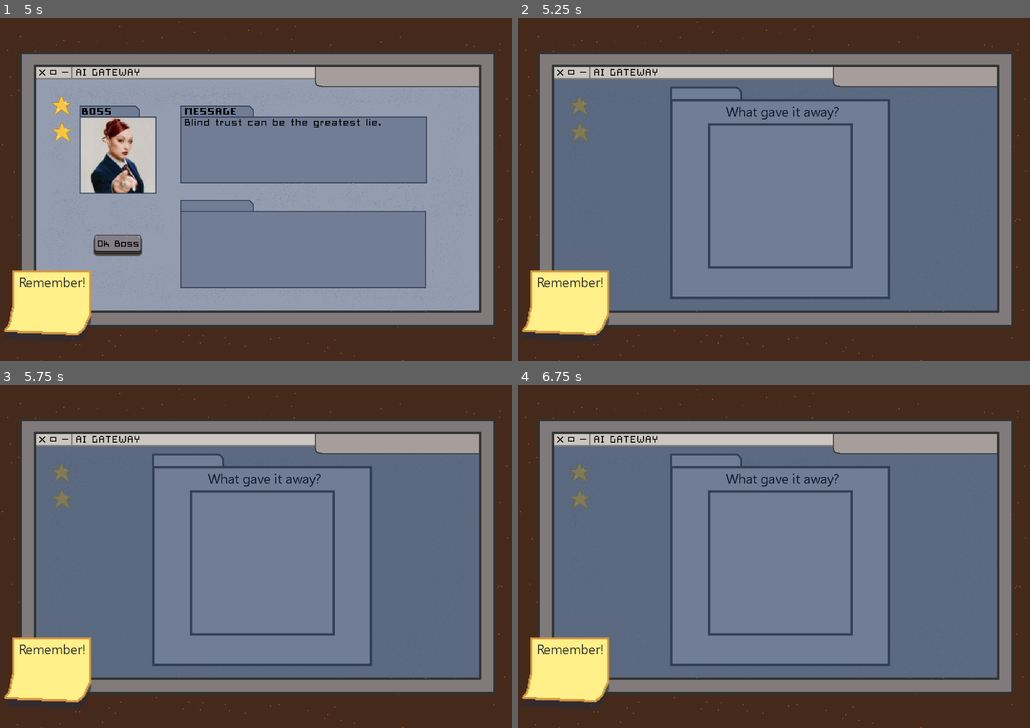
Above: before the commit, frames 1-4 (two rows, left to right).
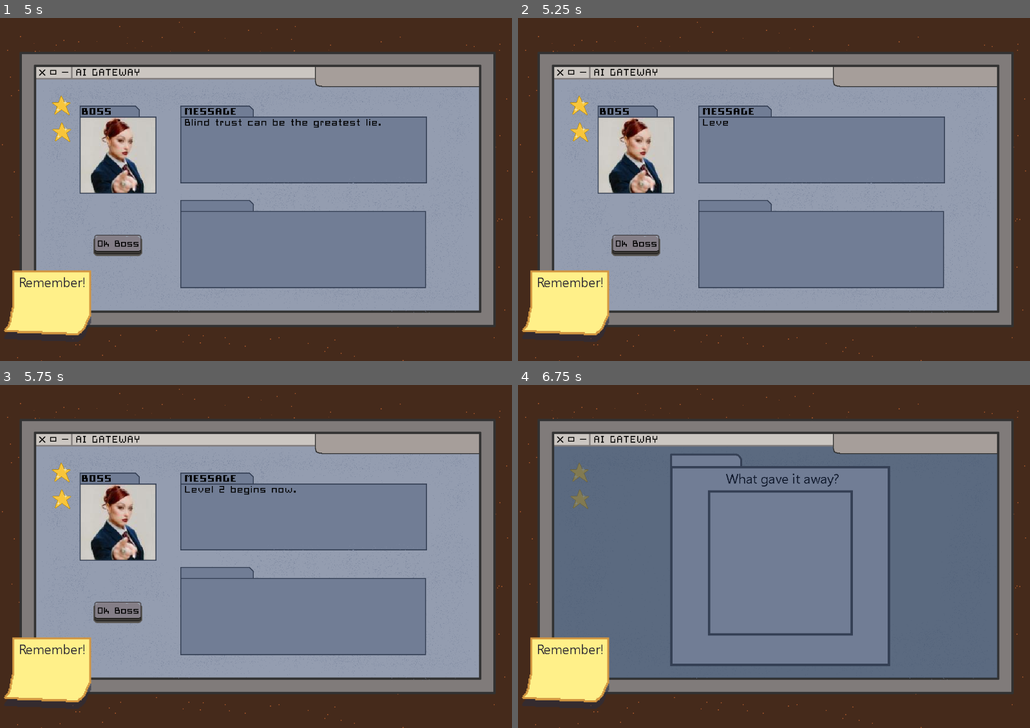
Above: after the commit, the same moments.

Repository: campiao/ai-ethics-sgame
Game: Godot game, scene res://scenes/level_two.tscn
Same seed, same stepped clock (60 frames per second), same inputs: the game is played once before the commit and once after it. This scene is started directly instead of the project's main scene.
Inputs (mouse positions are in pixels of both pictures, inside the frame that each line leads up to):
- Up to frame 1 (5 s): click (117, 244) at 0.5 s; click (117, 244) at 1.25 s; click (117, 244) at 2 s; move the mouse to (368, 172) at 2.77 s; click (368, 172) at 2.85 s; tap Enter at 3.5 s; move the mouse to (153, 206) at 3.52 s; click (153, 206) at 3.6 s; move the mouse to (307, 114) at 4.27 s; click (307, 114) at 4.35 s
- Up to frame 2 (5.25 s): tap Space at 5 s; move the mouse to (748, 258) at 5.02 s; click (748, 258) at 5.1 s
- Up to frame 3 (5.75 s): no input
- Up to frame 4 (6.75 s): move the mouse to (932, 607) at 5.77 s; click (932, 607) at 5.85 s; tap Enter at 6.5 s; move the mouse to (620, 505) at 6.52 s; click (620, 505) at 6.6 s

Frame 1 is identical in both runs. In frame 2, 37% of the frame differs, in the area x 7-94%, y 17-86%; in frame 3, 37%; in frame 4, nothing differs.
Error before the commit: Invalid access of index '5' on a base object of type: 'Array'. (res://scripts/initial_boss.gd:12)

Commit message:
feat: Added sfx on buttons and text

Diff:
--- a/ai-ethics-serious-game/scenes/level_one.tscn
+++ b/ai-ethics-serious-game/scenes/level_one.tscn
@@ -13,12 +13,14 @@
 [ext_resource type="Texture2D" uid="uid://c1bl57mpl8khb" path="res://assets/sprites/slider/slider_groove.png" id="11_itxlw"]
 [ext_resource type="Texture2D" uid="uid://cvfgcfy5b3ee1" path="res://assets/sprites/slider/slider_grabber.png" id="11_rqtnr"]
 [ext_resource type="Texture2D" uid="uid://bvwqidwahupa1" path="res://assets/sprites/robots/robot3/robot3.png" id="11_s6ikc"]
+[ext_resource type="AudioStream" uid="uid://c4paablie64ki" path="res://assets/sfx/button_press.wav" id="11_vfeen"]
 [ext_resource type="Texture2D" uid="uid://bwctnn03pxawh" path="res://assets/sprites/robots/robot4/robot4.png" id="12_036lt"]
 [ext_resource type="Texture2D" uid="uid://dlqctt8jucxih" path="res://assets/sprites/robots/robot1/robot.png" id="13_nlxio"]
 [ext_resource type="Texture2D" uid="uid://bfpykuc11r6a5" path="res://assets/sprites/chappell_boss_img.jpg" id="14_xrbqg"]
 [ext_resource type="Script" uid="uid://bgbamvahpjodu" path="res://scripts/initial_boss.gd" id="16_unjau"]
 [ext_resource type="PackedScene" uid="uid://d32ep74xjk1p1" path="res://scenes/canvas_layer.tscn" id="17_4i3tx"]
 [ext_resource type="PackedScene" uid="uid://blev1wfj3lj3b" path="res://scenes/post_level_screen.tscn" id="18_w4tp6"]
+[ext_resource type="AudioStream" uid="uid://cekkbgj0yf847" path="res://assets/sfx/robot_text.wav" id="21_t3lbx"]
 
 [sub_resource type="AtlasTexture" id="AtlasTexture_y8ti4"]
 atlas = ExtResource("4_bhu28")
@@ -576,6 +578,15 @@
 bad_ending_text = "Oh no, you seem to have performed really badly!
 However, we will give you another chance to prove your worth. Do not dissapoint us again..."
 
+[node name="SFX" type="Node" parent="."]
+
+[node name="ClickSound" type="AudioStreamPlayer" parent="SFX"]
+stream = ExtResource("11_vfeen")
+
+[node name="RobotTalk" type="AudioStreamPlayer" parent="SFX"]
+stream = ExtResource("21_t3lbx")
+volume_db = -12.023
+
 [connection signal="pressed" from="UI/AcceptButton" to="." method="_on_accept_button_pressed"]
 [connection signal="pressed" from="UI/OkBossButton" to="." method="_on_ok_boss_button_pressed"]
 
--- a/ai-ethics-serious-game/scenes/level_two.tscn
+++ b/ai-ethics-serious-game/scenes/level_two.tscn
@@ -19,6 +19,8 @@
 [ext_resource type="Texture2D" uid="uid://b8qsiogj0hwmj" path="res://assets/photos/4_real.jpg" id="17_qgrtt"]
 [ext_resource type="Texture2D" uid="uid://d27a0r1uvgi0h" path="res://assets/photos/4_ai.jpg" id="18_14r41"]
 [ext_resource type="Texture2D" uid="uid://dvssvkssde3uu" path="res://assets/sprites/backgrounds/background_whatgaveitaway.png" id="19_hijyc"]
+[ext_resource type="AudioStream" uid="uid://c4paablie64ki" path="res://assets/sfx/button_press.wav" id="20_qgrtt"]
+[ext_resource type="AudioStream" uid="uid://cekkbgj0yf847" path="res://assets/sfx/robot_text.wav" id="21_14r41"]
 
 [sub_resource type="SpriteFrames" id="SpriteFrames_3d04n"]
 
@@ -316,6 +318,15 @@
 offset_bottom = 40.0
 texture = ExtResource("19_hijyc")
 
+[node name="SFX" type="Node" parent="."]
+
+[node name="ClickSound" type="AudioStreamPlayer" parent="SFX"]
+stream = ExtResource("20_qgrtt")
+
+[node name="RobotTalk" type="AudioStreamPlayer" parent="SFX"]
+stream = ExtResource("21_14r41")
+volume_db = -12.023
+
 [connection signal="pressed" from="UI_Dialog/OkBossButton" to="." method="_on_ok_boss_button_pressed"]
 [connection signal="gui_input" from="UI_Images/ImageRight/TextureRect" to="." method="_on_image_gui_input" binds= [false]]
 [connection signal="gui_input" from="UI_Images/ImageLeft/TextureRect" to="." method="_on_image_gui_input" binds= [true]]
--- a/ai-ethics-serious-game/scripts/level_one/world_manager.gd
+++ b/ai-ethics-serious-game/scripts/level_one/world_manager.gd
@@ -66,7 +66,7 @@
 
 # Correct guesses
 var num_correct_guesses := -1
-
+var is_audio_playing := false
 # Score
 var score := -1
 
@@ -92,11 +92,21 @@
 		setup_entity(entities_remaining[current_entity_id])
 	else:
 		if question_label.visible_ratio < 1.0:
+			if not is_audio_playing:
+				$SFX/RobotTalk.play()
+				is_audio_playing = true
+
 			question_label.visible_ratio += \
 			1.0/question_label.text.length()/text_update_speed
+
 		elif answer_label.visible_ratio < 1.0:
+
 			answer_label.visible_ratio += \
 			1.0/answer_label.text.length()/text_update_speed
+		else:
+			if is_audio_playing:
+				$SFX/RobotTalk.stop()
+				is_audio_playing = false
 
 func set_entities_data() -> void:
 	var data = StaticData.entities_dict
@@ -126,7 +136,7 @@
 
 func _on_accept_button_pressed() -> void:
 	base_button_logic()
-
+	$SFX/ClickSound.play()
 	var confidence_value := confidence_slider.value
 	var is_choice_correct = check_is_answer_correct(confidence_value)
 	advance_to_boss_screen()
@@ -134,7 +144,7 @@
 
 func _on_ok_boss_button_pressed() -> void:
 	base_button_logic()
-
+	$SFX/ClickSound.play()
 	if not boss_entity.over:
 		boss_entity.is_it_over(answer_label);
 	else:
@@ -203,6 +213,9 @@
 
 	# NOTE: End level sequence here
 	if current_entity_id > entities_count-1:
+		if is_audio_playing:
+			$SFX/RobotTalk.stop()
+			is_audio_playing = false
 		post_level_screen.set_stats_results(score,
 											entities_count)
 		post_level_screen.show()
--- a/ai-ethics-serious-game/scripts/level_two/level_2_manager.gd
+++ b/ai-ethics-serious-game/scripts/level_two/level_2_manager.gd
@@ -45,8 +45,11 @@
 	"Your mission is clear: determine what’s real and what’s been manipulated.",
 	"Use your judgment; what you see may not be what it seems.",
 	"Blind trust can be the greatest lie.",
-	"Level 2 begins now."
+	"Level 2 begins now.",
+	" "
 ]
+
+var is_audio_playing := false
 
 func _ready() -> void:
 	boss_entity.text = level_2_transition_dialogue
@@ -63,11 +66,18 @@
 		return
 	else:
 		if question_label.visible_ratio < 1.0:
+			if not is_audio_playing:
+				$SFX/RobotTalk.play()
+				is_audio_playing = true
 			question_label.visible_ratio += \
 			1.0/question_label.text.length()/text_update_speed
 		elif answer_label.visible_ratio < 1.0:
 			answer_label.visible_ratio += \
 			1.0/answer_label.text.length()/text_update_speed
+		else:
+			if is_audio_playing:
+				$SFX/RobotTalk.stop()
+				is_audio_playing = false
 
 func set_up_images() -> void:
 	if possible_image_pairs.is_empty():
@@ -95,6 +105,7 @@
 
 func _on_ok_boss_button_pressed() -> void:
 	base_button_logic();
+	$SFX/ClickSound.play()
 	boss_entity.is_it_over(answer_label);
 	if boss_entity.over:
 		advance_level()
@@ -105,6 +116,9 @@
 
 
 func advance_level() -> void:
+	if is_audio_playing:
+		$SFX/RobotTalk.stop()
+		is_audio_playing = false
 	main_level.visible = true
 	progress_label.visible = true
 	set_up_images()
@@ -131,6 +145,7 @@
 		return
 	if event.is_action("left_mouse_btn_clicked"):
 		print("clicked on the image!")
+		$SFX/ClickSound.play()
 		is_image_clicked = true
 		if (is_left_image and is_left_image_ai) or (not is_left_image and not is_left_image_ai):
 			advance_to_examine_screen()
Not shown, added: ai-ethics-serious-game/assets/sfx/boss_text.wav.import
Not shown, added: ai-ethics-serious-game/assets/sfx/button_press.wav.import
Not shown, added: ai-ethics-serious-game/assets/sfx/player_text.wav.import
Not shown, added: ai-ethics-serious-game/assets/sfx/robot_text.wav.import
Not shown: 1 places in ai-ethics-serious-game/scenes/level_one.tscn that only renumber resources
Not shown: 1 places in ai-ethics-serious-game/scenes/level_two.tscn that only renumber resources
Not shown, added: ai-ethics-serious-game/assets/sfx/boss_text.wav
Not shown, added: ai-ethics-serious-game/assets/sfx/button_press.wav
Not shown, added: ai-ethics-serious-game/assets/sfx/player_text.wav
Not shown, added: ai-ethics-serious-game/assets/sfx/robot_text.wav
